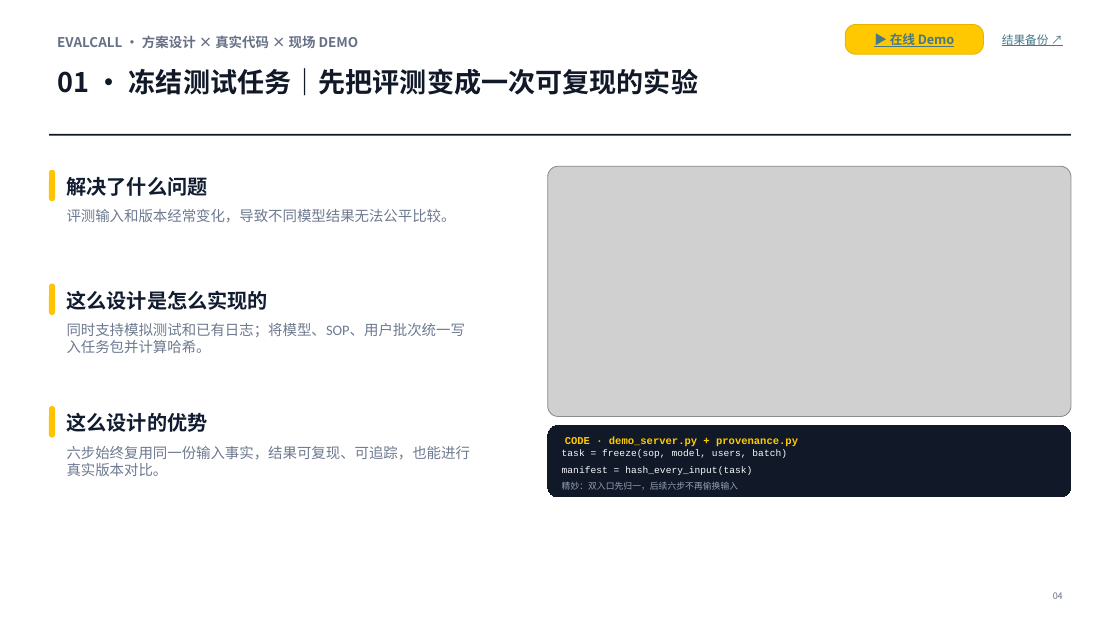
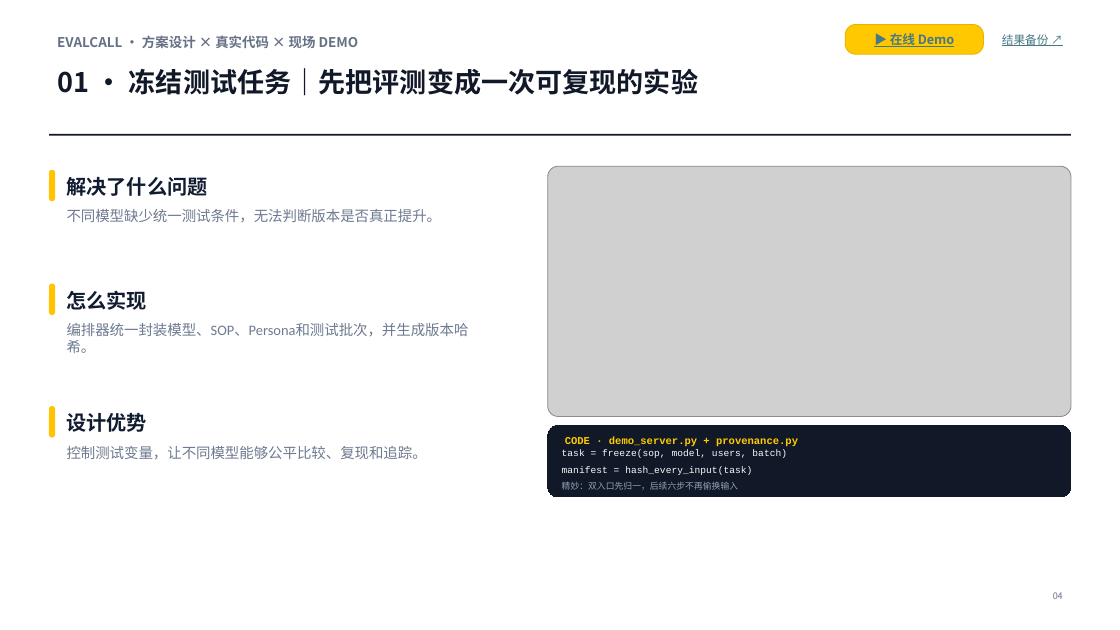
Before and after one commit to kaijie0074-art/evalcall, a slide deck: slide 4 of submission/EvalCall决赛提交包-20260715/01_EvalCall决赛PPT-最终提交版.pptx. Drawn at 1120x630 pixels with LibreOffice and Linux fonts; fonts in the diff are those of the drawing; grey boxes stand for pictures. Boxes give left, top, right and bottom in pixels: in the first picture for what was removed or moved away, otherwise in the second. Text is boxed around its words. In the diff, an @@ line names an element or a change of style, - is before the commit and + after.

```diff
--- a/submission/EvalCall决赛提交包-20260715/01_EvalCall决赛PPT-最终提交版.pptx
+++ b/submission/EvalCall决赛提交包-20260715/01_EvalCall决赛PPT-最终提交版.pptx
@@ text at [67,209,442,222]: text changed @@
-评测输入和版本经常变化，导致不同模型结果无法公平比较。
+不同模型缺少统一测试条件，无法判断版本是否真正提升。
@@ text at [67,290,148,310]: text changed @@
-这么设计是怎么实现的
+怎么实现
@@ text at [67,323,469,353]: text changed @@
-同时支持模拟测试和已有日志；将模型、SOP、用户批次统一写入任务包并计算哈希。
+编排器统一封装模型、SOP、Persona和测试批次，并生成版本哈希。
@@ text at [67,413,148,432]: text changed @@
-这么设计的优势
+设计优势
@@ text at [67,446,427,460]: text changed @@
-六步始终复用同一份输入事实，结果可复现、可追踪，也能进行真实版本对比。
+控制测试变量，让不同模型能够公平比较、复现和追踪。
```
Also in this commit, not shown: 5 other slides changed, 2 other files.
